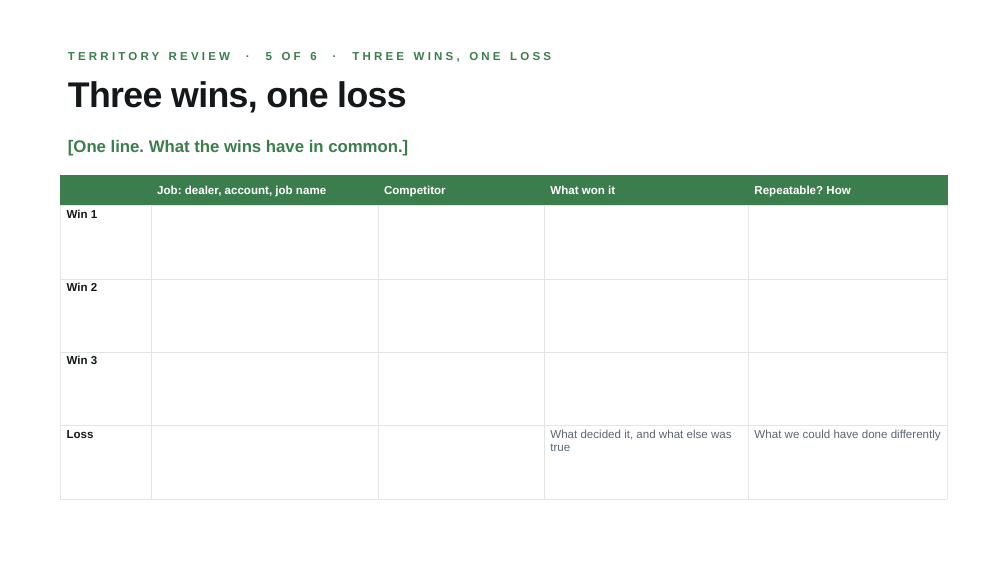
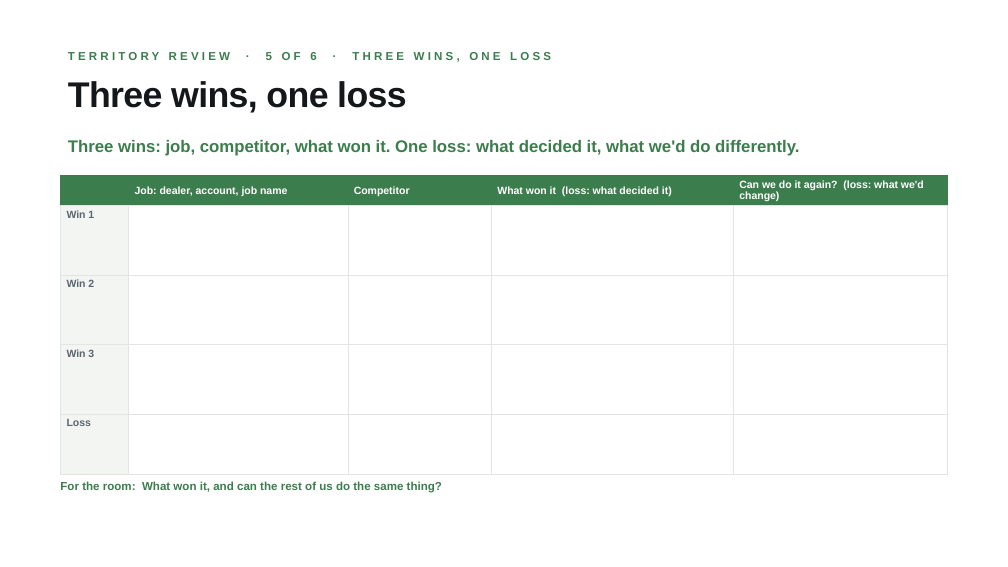
Before and after one commit to guralsnj/git_test, a slide deck: slide 6 of decks/territory-review/Territory Presentation - RSM.pptx. Drawn at 1008x567 pixels with LibreOffice and Linux fonts; fonts in the diff are those of the drawing; background and template pictures are left out. Boxes give left, top, right and bottom in pixels: in the first picture for what was removed or moved away, otherwise in the second. Text is boxed around its words. In the diff, an @@ line names an element or a change of style, - is before the commit and + after.

```diff
--- a/decks/territory-review/Territory Presentation - RSM.pptx
+++ b/decks/territory-review/Territory Presentation - RSM.pptx
@@ text at <box>68,140,799,156</box>: text changed @@
-[One line. What the wins have in common.]
+Three wins: job, competitor, what won it. One loss: what decided it, what we'd do differently.
@@ table at <box>60,175,948,475</box> @@
-row 1, column 4: What won it
+row 1, column 4: What won it (loss: what decided it)
-row 1, column 5: Repeatable? How
+row 1, column 5: Can we do it again? (loss: what we'd change)
-row 5, column 4: What decided it, and what else was true
+row 5, column 4: 
-row 5, column 5: What we could have done differently
+row 5, column 5: 
@@ fill #FFFFFF to #F2F5F2 in 4 cells @@
@@ size 11 to 10 pt in "Job: dealer, account, job name", "Competitor", "Win 1", "Win 2" and 2 more places @@
@@ text colour #15181A to #5B6670 in "Win 1", "Win 2", "Win 3", "Loss" @@
@@ text added at <box>60,481,442,493</box>, 11 pt, text #3C7D4D, bold @@
+For the room: What won it, and can the rest of us do the same thing?
```
Also in this commit, not shown: 5 other slides changed, 3 other files.
